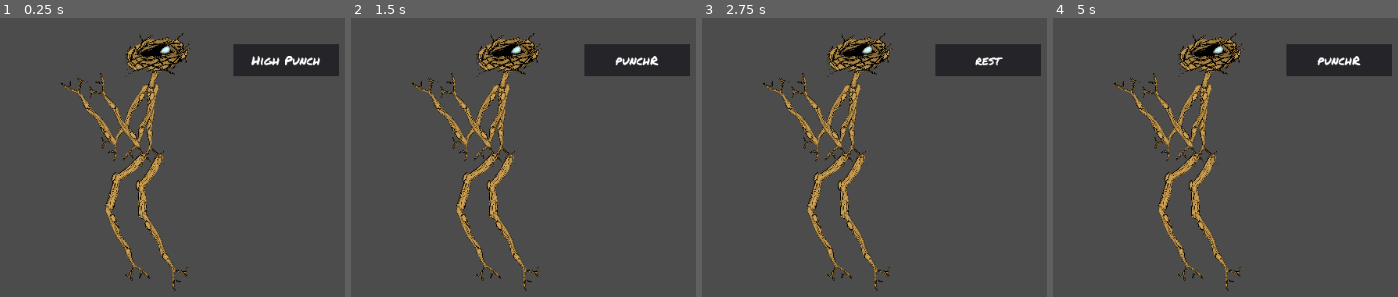
Above: before the commit, frames 1-4 (left to right).
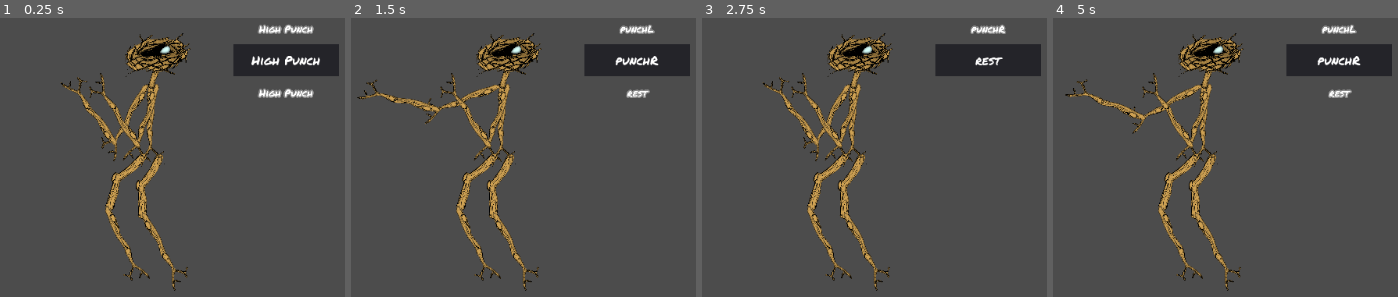
Above: after the commit, the same moments.

Repository: thesage1014/pigsSSJomt
Game: Godot game, scene res://sticky.tscn
The game is run twice, just before and just after one commit, with the same random seed, the same clock (stepped at 60 frames per second) and the same inputs.
Inputs:
- Up to frame 1 (0.25 s): no input
- Up to frame 2 (1.5 s): tap Enter at 0.5 s; hold Up (ui_up) 0.53-1.28 s; hold Space (ui_select) 0.53-1.28 s; hold Down (ui_down) from 1.28 s (still down); tap Space (ui_select) at 1.35 s
- Up to frame 3 (2.75 s): tap Space (ui_select) at 1.52, 1.82 s; release Down (ui_down) at 2.03 s; hold Up (ui_up) from 2.03 s (still down); hold Space (ui_select) from 2.03 s (still down)
- Up to frame 4 (5 s): tap Enter at 2.75 s; release Space (ui_select) at 2.78 s; tap Space (ui_select) at 2.85, 3.02, 3.32, 3.5, 4.35, 4.52, 4.82 s; release Up (ui_up) at 3.53 s; hold Space (ui_select) 3.53-4.28 s; hold Down (ui_down) from 3.53 s (still down)

The runs differ from the first frame. In frame 1, 0.9% of the frame differs, in the area x 74-92%, y 2-29%; in frame 2, 2.2%, in the area x 1-89%, y 2-52%; in frame 3, 0.3%; in frame 4, 2.1%.

Commit message:
animations firing

Diff:
--- a/scripts/AttackRoller.gd
+++ b/scripts/AttackRoller.gd
@@ -14,6 +14,14 @@
 #	pass
 
 
-func _on_Fighter1_on_update_roller(newAttack):
-	activeAttack = newAttack
+func _on_Fighter1_on_update_roller(attacks, newAttack):
+	activeAttack = attacks[newAttack]
 	get_node("ActiveAttack").text = activeAttack
+	if(newAttack >= attacks.size()-1):
+		get_node("UpAttack").text = ""
+	else:
+		get_node("UpAttack").text = attacks[newAttack+1]
+	if(newAttack <= 0):
+		get_node("DownAttack").text = ""
+	else:
+		get_node("DownAttack").text = attacks[newAttack-1]
--- a/scripts/Fighter1.gd
+++ b/scripts/Fighter1.gd
@@ -30,7 +30,7 @@
 	if event.is_action_pressed("ui_select"):
 		print("Player 1 picked ", MoveList[nextMove])
 		#should probably call a function on the game control node and pass the selected move so it can trigger the timer and then play the animation?
-
+		get_node("Skeleton/AnimationPlayer").current_animation = MoveList[nextMove]
 	elif event.is_action_released("ui_up"):
 		nextMove += 1
 		CheckLength()
@@ -39,7 +39,8 @@
 		nextMove -= 1
 		CheckLength()
 		print(MoveList[nextMove])
-	emit_signal("on_update_roller",MoveList[nextMove])
+
+	emit_signal("on_update_roller",MoveList,nextMove)
 
 # Called every frame. 'delta' is the elapsed time since the previous frame.
 func CheckLength():
--- a/sticky.tscn
+++ b/sticky.tscn
@@ -7,6 +7,7 @@
 [ext_resource path="res://assets/nest.png" type="Texture" id=5]
 [ext_resource path="res://scripts/AttackRoller.gd" type="Script" id=6]
 [ext_resource path="res://assets/new_dynamicfont.tres" type="DynamicFont" id=7]
+[ext_resource path="res://assets/new_dynamicfontdata.tres" type="DynamicFontData" id=8]
 
 [sub_resource type="SpriteFrames" id=1]
 animations = [ {
@@ -715,6 +716,12 @@
 "values": [ Vector2( 1, 1 ), Vector2( 1, 1 ) ]
 }
 
+[sub_resource type="DynamicFont" id=6]
+size = 25
+outline_size = 3
+outline_color = Color( 0.54902, 0.54902, 0.54902, 1 )
+font_data = ExtResource( 8 )
+
 [node name="World" type="Node2D"]
 position = Vector2( 695.063, 493.638 )
 scale = Vector2( 0.5, 0.5 )
@@ -726,17 +733,17 @@
 [node name="Fighter1" type="Node2D" parent="."]
 script = ExtResource( 1 )
 
-[node name="Skeleton2D" type="Skeleton2D" parent="Fighter1"]
+[node name="Skeleton" type="Skeleton2D" parent="Fighter1"]
 position = Vector2( -9.35941, -478.97 )
 
-[node name="Torso" type="AnimatedSprite" parent="Fighter1/Skeleton2D"]
+[node name="Torso" type="AnimatedSprite" parent="Fighter1/Skeleton"]
 editor/display_folded = true
 position = Vector2( 10.9721, 96.4077 )
 rotation = 1.61277
 scale = Vector2( 0.148534, 0.148534 )
 frames = ExtResource( 2 )
 
-[node name="ArmR" type="AnimatedSprite" parent="Fighter1/Skeleton2D/Torso"]
+[node name="ArmR" type="AnimatedSprite" parent="Fighter1/Skeleton/Torso"]
 position = Vector2( -644.386, 163.503 )
 rotation = 0.440388
 frames = ExtResource( 2 )
@@ -747,7 +754,7 @@
 "_edit_ik_": true
 }
 
-[node name="AnimatedSprite4" type="AnimatedSprite" parent="Fighter1/Skeleton2D/Torso/ArmR"]
+[node name="AnimatedSprite4" type="AnimatedSprite" parent="Fighter1/Skeleton/Torso/ArmR"]
 position = Vector2( 1100.45, 36.2783 )
 rotation = 2.00798
 frames = ExtResource( 2 )
@@ -757,14 +764,14 @@
 "_edit_bone_": true
 }
 
-[node name="Position2D" type="Position2D" parent="Fighter1/Skeleton2D/Torso/ArmR/AnimatedSprite4"]
+[node name="Position2D" type="Position2D" parent="Fighter1/Skeleton/Torso/ArmR/AnimatedSprite4"]
 position = Vector2( 1041.48, 33.3777 )
 rotation = -13.371
 __meta__ = {
 "_edit_bone_": true
 }
 
-[node name="ArmL" type="AnimatedSprite" parent="Fighter1/Skeleton2D/Torso"]
+[node name="ArmL" type="AnimatedSprite" parent="Fighter1/Skeleton/Torso"]
 position = Vector2( -654.04, -19.9221 )
 rotation = 31.72
 frames = ExtResource( 2 )
@@ -774,7 +781,7 @@
 "_edit_ik_": true
 }
 
-[node name="AnimatedSprite4" type="AnimatedSprite" parent="Fighter1/Skeleton2D/Torso/ArmL"]
+[node name="AnimatedSprite4" type="AnimatedSprite" parent="Fighter1/Skeleton/Torso/ArmL"]
 position = Vector2( 1045.15, -31.2649 )
 rotation = 21.089
 frames = ExtResource( 2 )
@@ -783,14 +790,14 @@
 "_edit_bone_": true
 }
 
-[node name="Position2D" type="Position2D" parent="Fighter1/Skeleton2D/Torso/ArmL/AnimatedSprite4"]
+[node name="Position2D" type="Position2D" parent="Fighter1/Skeleton/Torso/ArmL/AnimatedSprite4"]
 position = Vector2( 1222.24, -51.3916 )
 rotation = 3.25267
 __meta__ = {
 "_edit_bone_": true
 }
 
-[node name="LegR" type="AnimatedSprite" parent="Fighter1/Skeleton2D/Torso"]
+[node name="LegR" type="AnimatedSprite" parent="Fighter1/Skeleton/Torso"]
 editor/display_folded = true
 position = Vector2( 558.182, 152.751 )
 rotation = 0.518609
@@ -802,7 +809,7 @@
 "_edit_ik_": true
 }
 
-[node name="AnimatedSprite4" type="AnimatedSprite" parent="Fighter1/Skeleton2D/Torso/LegR"]
+[node name="AnimatedSprite4" type="AnimatedSprite" parent="Fighter1/Skeleton/Torso/LegR"]
 position = Vector2( 1100.45, 36.2783 )
 rotation = -1.0325
 frames = ExtResource( 2 )
@@ -812,14 +819,14 @@
 "_edit_bone_": true
 }
 
-[node name="Position2D" type="Position2D" parent="Fighter1/Skeleton2D/Torso/LegR/AnimatedSprite4"]
+[node name="Position2D" type="Position2D" parent="Fighter1/Skeleton/Torso/LegR/AnimatedSprite4"]
 position = Vector2( 1080.3, 36.2786 )
 rotation = -22.9987
 __meta__ = {
 "_edit_bone_": true
 }
 
-[node name="LegL" type="AnimatedSprite" parent="Fighter1/Skeleton2D/Torso"]
+[node name="LegL" type="AnimatedSprite" parent="Fighter1/Skeleton/Torso"]
 position = Vector2( 551.068, -107.444 )
 rotation = 0.223352
 frames = ExtResource( 3 )
@@ -830,7 +837,7 @@
 "_edit_ik_": true
 }
 
-[node name="AnimatedSprite4" type="AnimatedSprite" parent="Fighter1/Skeleton2D/Torso/LegL"]
+[node name="AnimatedSprite4" type="AnimatedSprite" parent="Fighter1/Skeleton/Torso/LegL"]
 position = Vector2( 1045.15, -31.2649 )
 rotation = 18.1191
 frames = ExtResource( 2 )
@@ -839,14 +846,14 @@
 "_edit_bone_": true
 }
 
-[node name="Position2D" type="Position2D" parent="Fighter1/Skeleton2D/Torso/LegL/AnimatedSprite4"]
+[node name="Position2D" type="Position2D" parent="Fighter1/Skeleton/Torso/LegL/AnimatedSprite4"]
 position = Vector2( 1222.24, -51.3916 )
 rotation = 6.31087
 __meta__ = {
 "_edit_bone_": true
 }
 
-[node name="neck" type="AnimatedSprite" parent="Fighter1/Skeleton2D/Torso"]
+[node name="neck" type="AnimatedSprite" parent="Fighter1/Skeleton/Torso"]
 position = Vector2( -664.656, 73.7129 )
 rotation = -2.90264
 scale = Vector2( 0.86162, 0.86162 )
@@ -857,7 +864,7 @@
 "_edit_ik_": true
 }
 
-[node name="head" type="AnimatedSprite" parent="Fighter1/Skeleton2D/Torso/neck"]
+[node name="head" type="AnimatedSprite" parent="Fighter1/Skeleton/Torso/neck"]
 position = Vector2( 686.422, -63.3096 )
 rotation = 1.29597
 frames = SubResource( 2 )
@@ -865,7 +872,7 @@
 "_edit_bone_": true
 }
 
-[node name="AnimationPlayer" type="AnimationPlayer" parent="Fighter1/Skeleton2D"]
+[node name="AnimationPlayer" type="AnimationPlayer" parent="Fighter1/Skeleton"]
 anims/punchL = SubResource( 3 )
 anims/punchR = SubResource( 4 )
 anims/rest = SubResource( 5 )
@@ -886,12 +893,24 @@
 align = 1
 valign = 1
 
-[node name="ActiveAttack2" type="Label" parent="AttackRoller"]
-visible = false
-margin_right = 271.0
-margin_bottom = 81.0
+[node name="UpAttack" type="Label" parent="AttackRoller"]
+margin_left = -0.368164
+margin_top = -79.9518
+margin_right = 270.632
+margin_bottom = 1.04825
 rect_pivot_offset = Vector2( -2515.43, -178.276 )
-custom_fonts/font = ExtResource( 7 )
+custom_fonts/font = SubResource( 6 )
+text = "High Punch"
+align = 1
+valign = 1
+
+[node name="DownAttack" type="Label" parent="AttackRoller"]
+margin_left = -0.368164
+margin_top = 84.1467
+margin_right = 270.632
+margin_bottom = 165.147
+rect_pivot_offset = Vector2( -2515.43, -178.276 )
+custom_fonts/font = SubResource( 6 )
 text = "High Punch"
 align = 1
 valign = 1
Not shown: 1 places in sticky.tscn that only renumber resources
